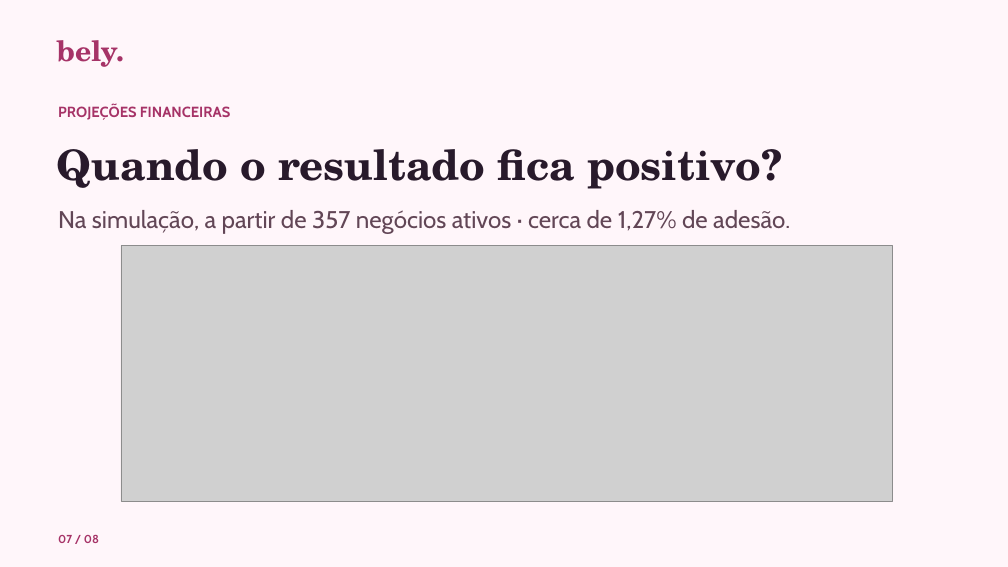
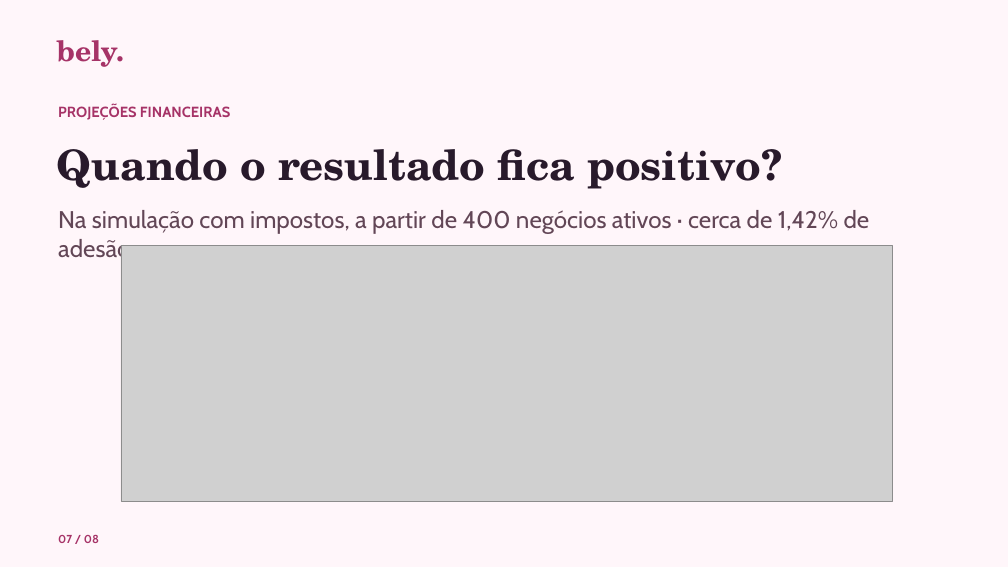
Before and after one commit to camilalordelo1/bely, a slide deck: slide 7 of bely-pitch.pptx. Drawn at 1008x567 pixels with LibreOffice and Linux fonts; fonts in the diff are those of the drawing; grey boxes stand for pictures. Boxes give left, top, right and bottom in pixels: in the first picture for what was removed or moved away, otherwise in the second. Text is boxed around its words. In the diff, an @@ line names an element or a change of style, - is before the commit and + after.

```diff
--- a/bely-pitch.pptx
+++ b/bely-pitch.pptx
@@ text at [58,210,870,263]: text changed @@
-Na simulação, a partir de 357 negócios ativos · cerca de 1,27% de adesão.
+Na simulação com impostos, a partir de 400 negócios ativos · cerca de 1,42% de adesão.
```
Also in this commit, not shown: 2 other slides changed, 4 other files.
